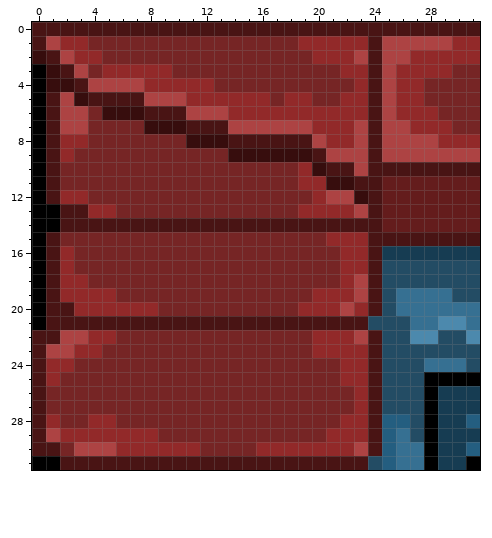
Two versions of one pixel-art file, Aseprite/CityClosedCorner_TopLeft.aseprite. Above, as it was before the edit.
32x32 pixels, 1 frame.
The same view after the edit:
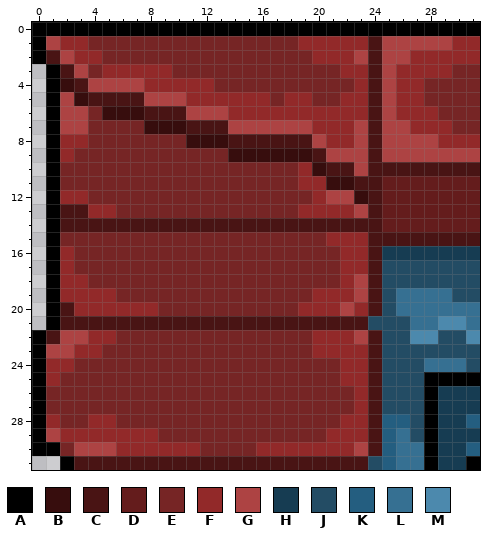
Palette (. is transparent): A #000000  B #370d0d  C #491414  D #641c1c  E #762525  F #922929  G #ad4343  H #163c52  J #234c64  K #245e80  L #367092  M #4c89ad
Changes in this commit:
Changed rows in their new state; - is an unchanged pixel.
first column x 0:
 0 AAAAAAAAAAAAAAAAAAAAAAAAAAAAAAAA
 1 A-------------------------------
 2 A-------------------------------
 3 .A------------------------------
 4 .A------------------------------
 5 .A------------------------------
 6 .A------------------------------
 7 .A------------------------------
 8 .A------------------------------
 9 .A------------------------------
10 .A------------------------------
11 .A------------------------------
12 .A------------------------------
13 .-------------------------------
14 .-------------------------------
15 .A------------------------------
16 .A------------------------------
17 .A------------------------------
18 .A------------------------------
19 .A------------------------------
20 .A------------------------------
21 .A------------------------------
22 A-------------------------------
23 A-------------------------------
24 A-------------------------------
25 A-------------------------------
26 A-------------------------------
27 A-------------------------------
28 A-------------------------------
29 A-------------------------------
30 AA------------------------------
31 ..A-----------------------------
Where, in picture pixels (left, top, right, bottom), the same in both pictures:
changed: (32, 22, 480, 470)
